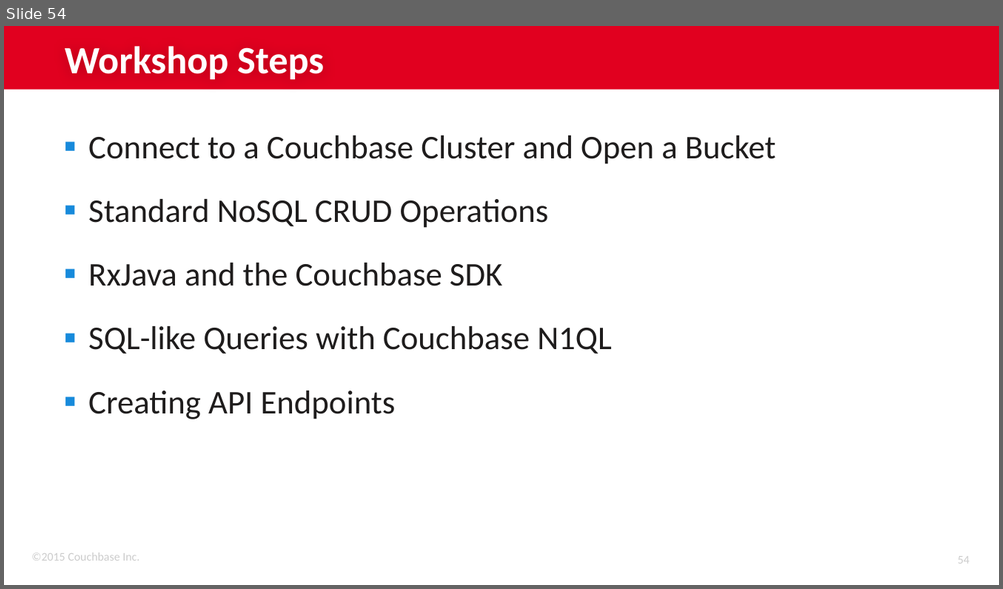
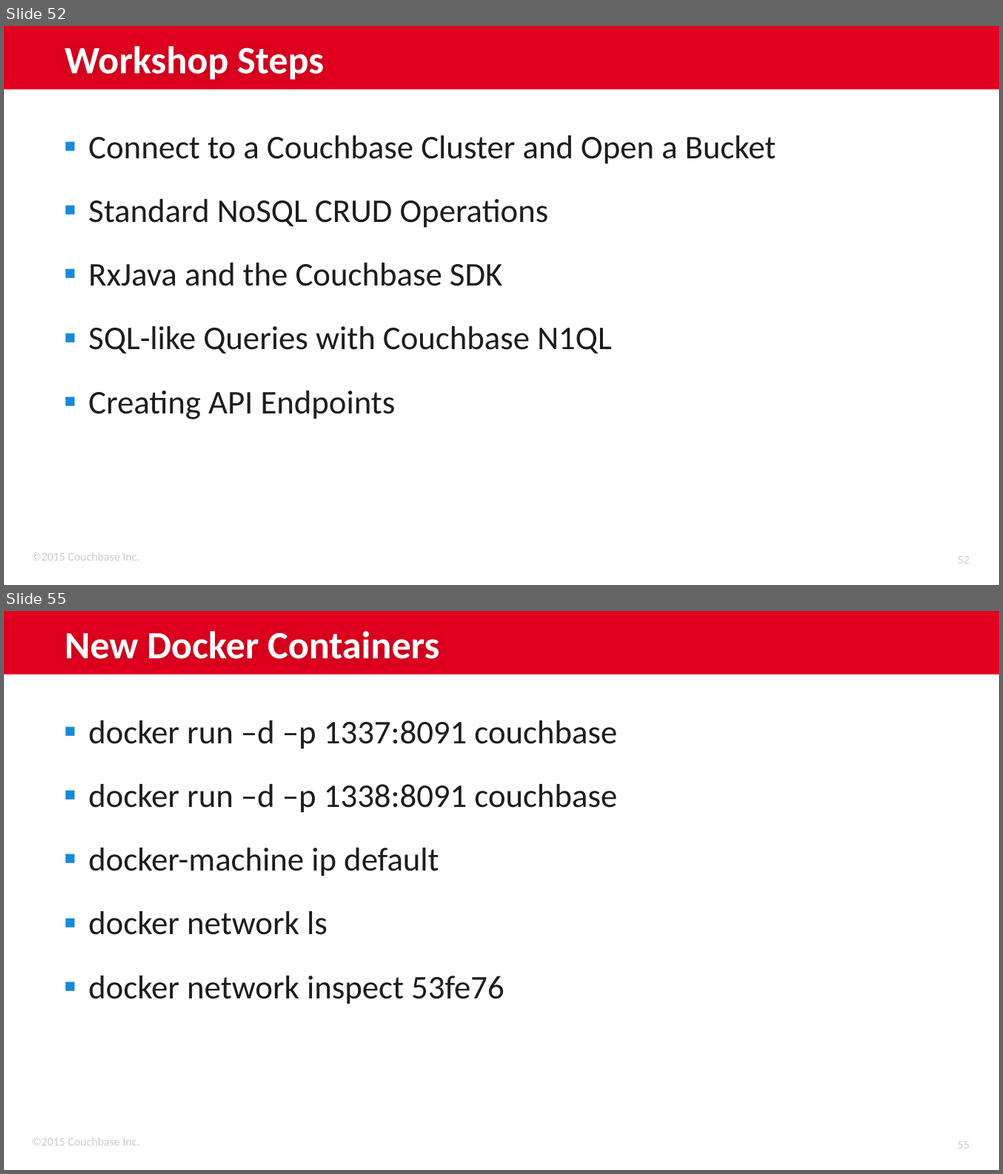
Before and after one commit to couchbaselabs/couchbase-java-workshop, a slide deck: Couchbase Java Workshop.pptx. Shown one above the other, each under a label of ours: slide 54 before the commit, slides 52 and 55 after it; the slides between them are not shown. The pictures are 1003x589 and 1003x1174 pixels, drawn with LibreOffice and Linux fonts; fonts in the diff are those of the drawing; background and template pictures are left out. Boxes give left, top, right and bottom in pixels: in the first picture for what was removed or moved away, otherwise in the second. Text is boxed around its words. In the diff, an @@ line names an element or a change of style, - is before the commit and + after.

Commit message:
update slides, add information about docker

```diff
--- a/Couchbase Java Workshop.pptx
+++ b/Couchbase Java Workshop.pptx
@@ slide 55 added at (4,611,999,1170), background #FFFFFF; not listed: 3 template elements that a slide beside it also shows @@
@@ title added at (65,631,439,659), 28 pt, text #FFFFFF, bold @@
+New Docker Containers
@@ text added at (88,721,617,1005), 24 pt, text #1E1C1C @@
+▪ docker run –d –p 1337:8091 couchbase
+▪ docker run –d –p 1338:8091 couchbase
+▪ docker-machine ip default
+▪ docker network ls
+▪ docker network inspect 53fe76
@@ what was slide 54 is now slide 52 @@
@@ page number at (957,557,969,564): text changed @@
-54
+52
```
Also in this commit, not shown: 5 other slides added, 3 slides removed, 1 other file.
